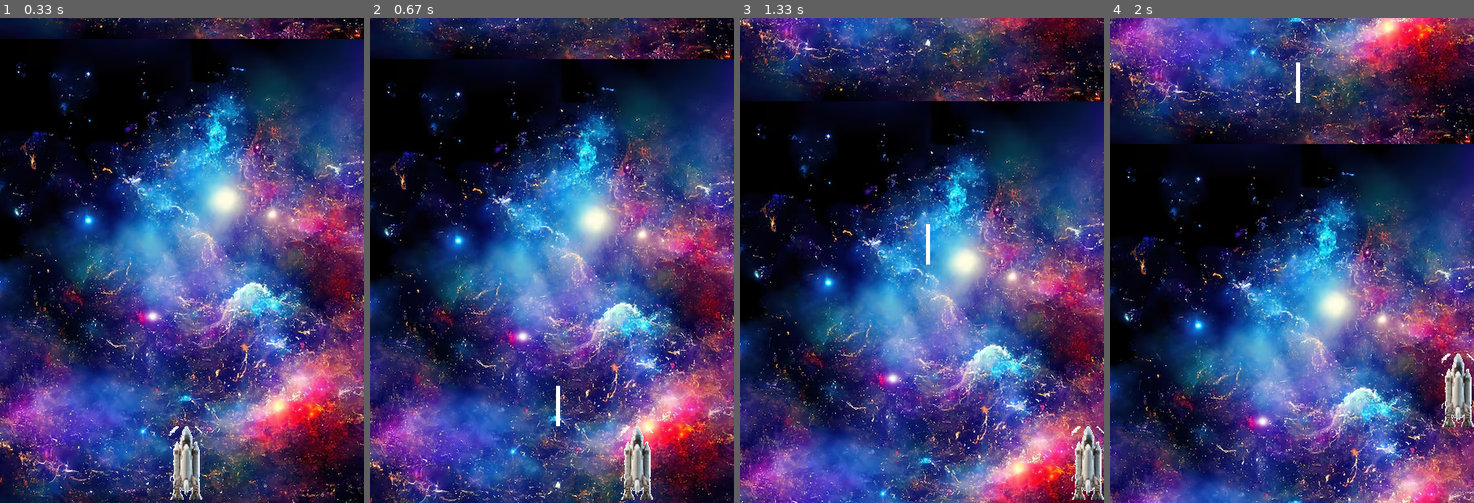
Above: before the commit, frames 1-4 (left to right).
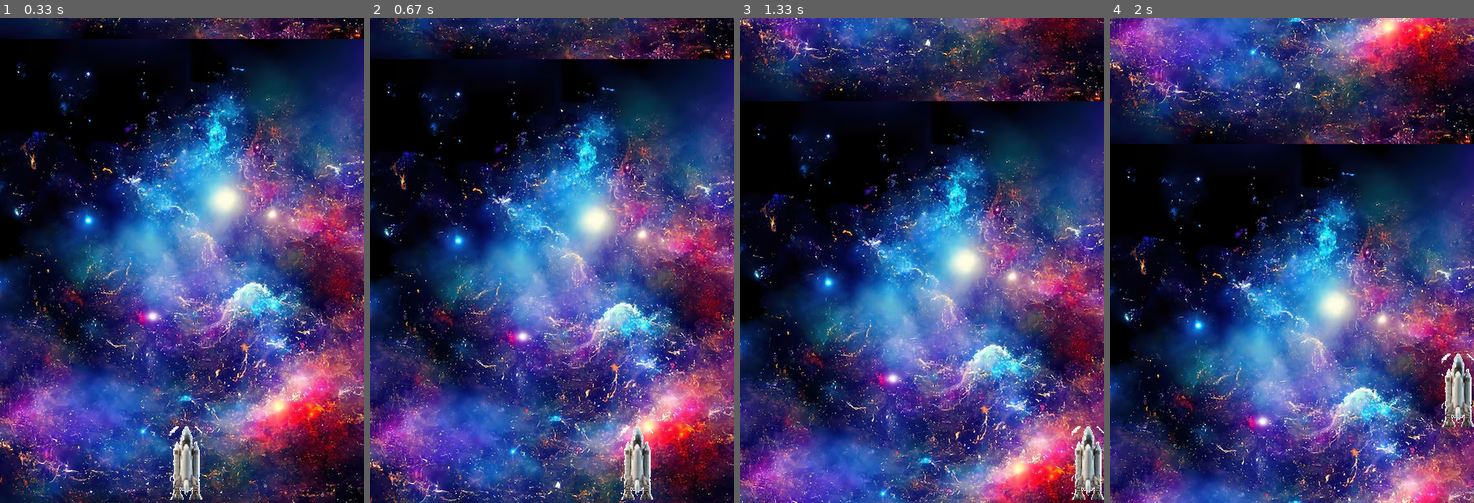
Above: after the commit, the same moments.

Repository: kzm0705/pypygame
Game: pygame game, started from shooting_game.py
The game is run twice, just before and just after one commit, with the same random seed, the same clock (stepped at 60 frames per second) and the same inputs.
Inputs:
- Up to frame 1 (0.33 s): no input
- Up to frame 2 (0.67 s): hold Space from 0.33 s (still down); hold Right from 0.33 s (still down)
- Up to frame 3 (1.33 s): release Space at 0.8 s; release Right at 0.8 s; hold Right 0.83-1.3 s
- Up to frame 4 (2 s): hold Up 1.33-1.63 s

Frame 1 is identical in both runs. In frame 2, less than 0.1% of the frame differs, in the area x 51-53%, y 75-85%; in frame 3, less than 0.1%; in frame 4, less than 0.1%.

Commit message:
addBullet

Diff:
--- a/bullet.py
+++ b/bullet.py
@@ -6,19 +6,24 @@
 import boss
 
 #Spriteクラスを継承する、Spriteで弾を管理する
-class Bullet(pygame.sprite.Sprite):
+class Bullet():
     def __init__(self):
-        pygame.sprite.Sprite.__init__(self)
+        # pygame.sprite.Sprite.__init__(self)
         #長方形の弾を作る(x軸,y軸,width,height)
-        self.rect = pygame.Rect(230,550,5,50)
+        self.rect = pygame.Rect(230,550,5,10)
         #弾のｙ座標を浮動小数点数にする
         self.y = float(self.rect.y)
 
-    def draw_bullet(self,screen,):
+    def draw_bullet(self, screen):
         # self.rect.x = x
         # self.rect.y = y
         pygame.draw.rect(screen,(255,255,255),self.rect)
 
-    def update_bullet(self):
-        self.y -= 5
-        self.rect.y = self.y
+    def update_bullet(self, player_rect_x, player_rect_y, screen):
+        self.rect.x = player_rect_x
+        self.rect.y = player_rect_y
+        for i in range(0, self.rect.y):
+            y = float(self.rect.y)
+            y -= 0.01
+            self.rect.y = y
+            self.draw_bullet(screen)
--- a/player.py
+++ b/player.py
@@ -3,6 +3,7 @@
 import player
 import enemy
 import boss
+import bullet
 from pygame.locals import (
     RLEACCEL,
     K_UP,
@@ -44,3 +45,9 @@
             self.rect.top = 0
         if self.rect.bottom >= height:
             self.rect.bottom = height
+
+    def fire_bullet(self, screen):
+        fired_bullet = bullet.Bullet()
+        current_player_rect_x = self.rect.centerx
+        current_player_rect_y = self.rect.centery
+        fired_bullet.update_bullet(current_player_rect_x, current_player_rect_y, screen)
--- a/shooting_game.py
+++ b/shooting_game.py
@@ -29,9 +29,9 @@
 bullets_group = pygame.sprite.Group()
 
 #関数
-def fire_bullet():
-    new_bullet = bullet.Bullet()
-    bullets_group.add(new_bullet)
+# def fire_bullet():
+#     new_bullet = bullet.bullet()
+#     bullets_group.add(new_bullet)
 
 #==========================================================
 #インスタンス生成
@@ -53,17 +53,11 @@
             if event.key == pygame.K_q:
                 flag = False
             if event.key == pygame.K_SPACE:
-                fire_bullet()
-                print(bullets_group)
+                player.fire_bullet(screen)
 
 
     pressed_key = pygame.key.get_pressed()
     player.update(pressed_key)
-    #弾の更新（再描画とy座標の更新）
-    for tama in bullets_group.sprites():
-     tama.draw_bullet(screen,)
-     tama.update_bullet()
-
 
     #キャラクターの配置
     screen.blit(player.surf,player.rect)
